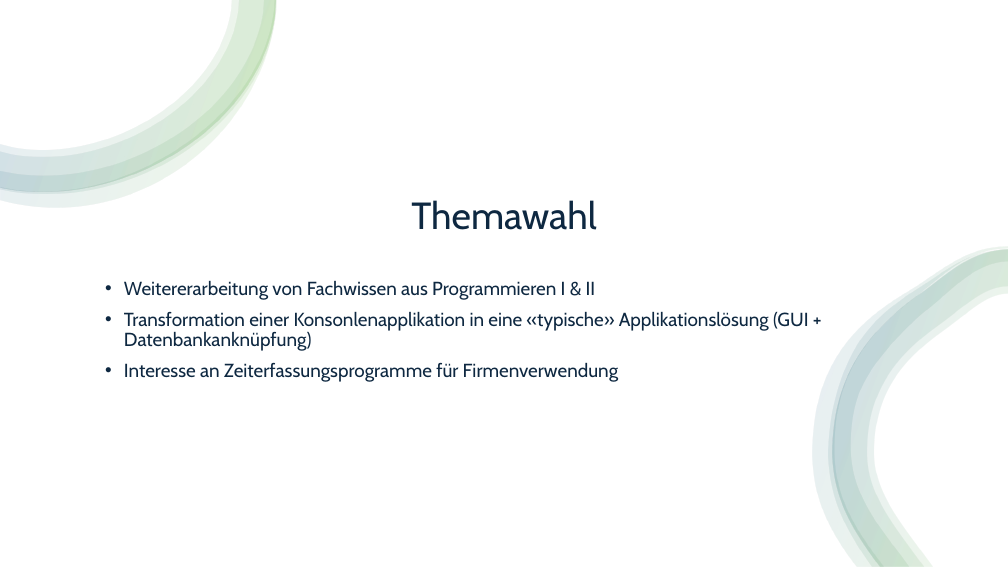
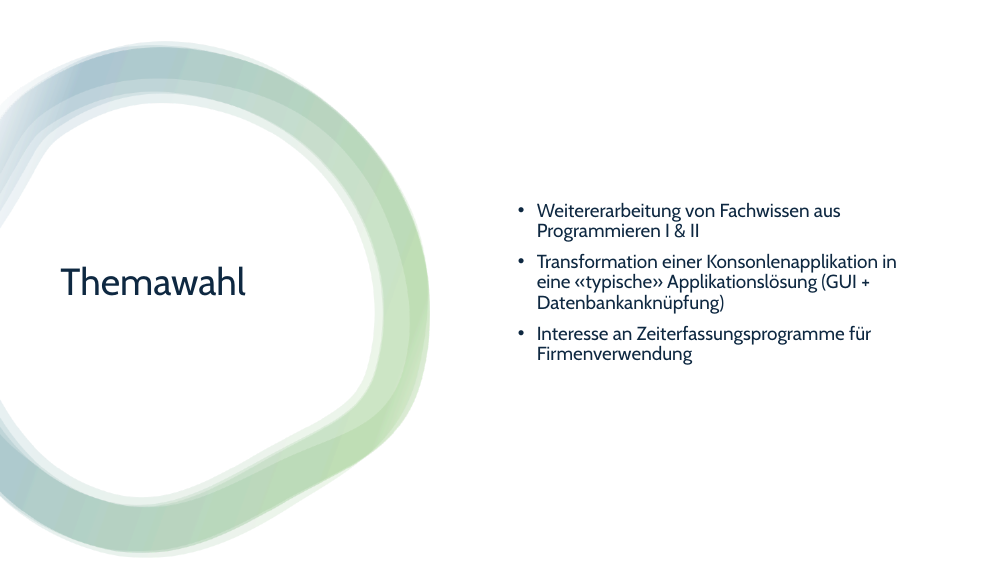
Before and after one commit to M-Abdiu/Gruppe_06-Arbeitszeitrechner_2.0, a slide deck: slide 3 of Gruppe_06-Arbeitszeitrechner_2.0/docs/Arbeitszeit-Auswertungsprogramm_v2.0.pptx. Drawn at 1008x567 pixels with LibreOffice and Linux fonts; fonts in the diff are those of the drawing. Boxes give left, top, right and bottom in pixels: in the first picture for what was removed or moved away, otherwise in the second. Text is boxed around its words. In the diff, an @@ line names an element or a change of style, - is before the commit and + after.

```diff
--- a/Gruppe_06-Arbeitszeitrechner_2.0/docs/Arbeitszeit-Auswertungsprogramm_v2.0.pptx
+++ b/Gruppe_06-Arbeitszeitrechner_2.0/docs/Arbeitszeit-Auswertungsprogramm_v2.0.pptx
@@ group removed at <box>0,0,277,208</box>: 4 freeform shapes @@
@@ group added at <box>0,42,430,558</box>: 4 freeform shapes @@
@@ text "Weitererarbeitung von Fachwissen aus Programmieren ...": place and size @@
-text "Weitererarbeitung von Fachwissen aus Programmieren ..." at <box>124,280,809,382</box>
+text "Weitererarbeitung von Fachwissen aus Programmieren ..." at <box>537,202,897,365</box>
@@ text "Weitererarbeitung von Fachwissen aus Programmieren ..." at <box>537,202,897,365</box>: vertical alignment top to middle @@
@@ title "Themawahl": place and size @@
-title "Themawahl" at <box>411,200,596,230</box>
+title "Themawahl" at <box>60,266,245,296</box>
@@ title "Themawahl" at <box>60,266,245,296</box>: alignment centre to left; vertical alignment bottom to middle @@
@@ group removed at <box>813,246,1008,567</box>: 4 freeform shapes @@
```
Also in this commit, not shown: 3 other slides changed.
